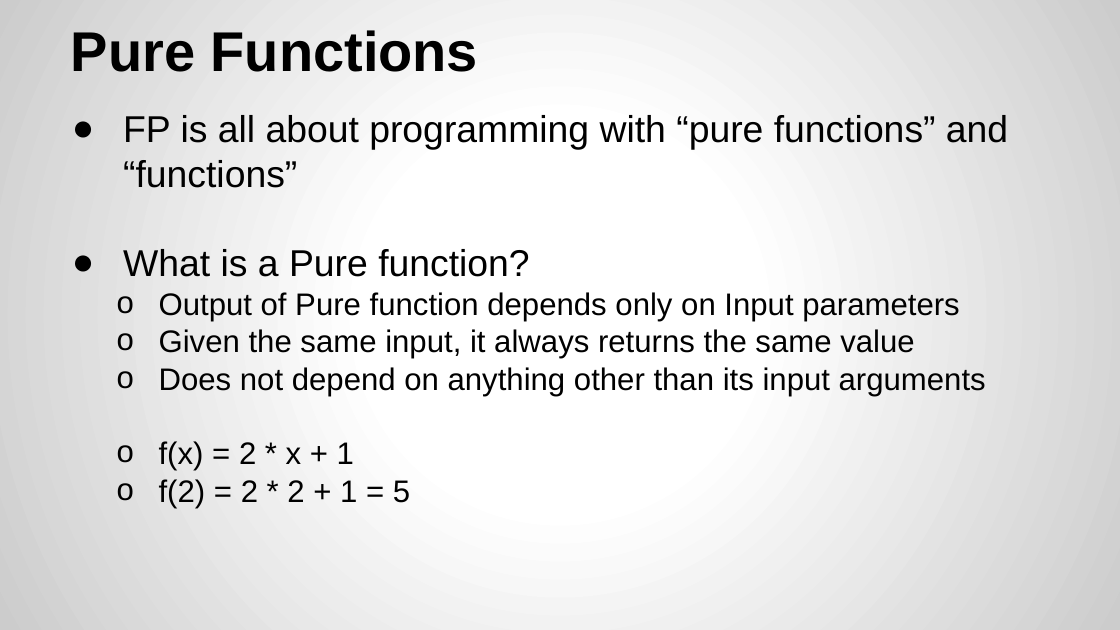
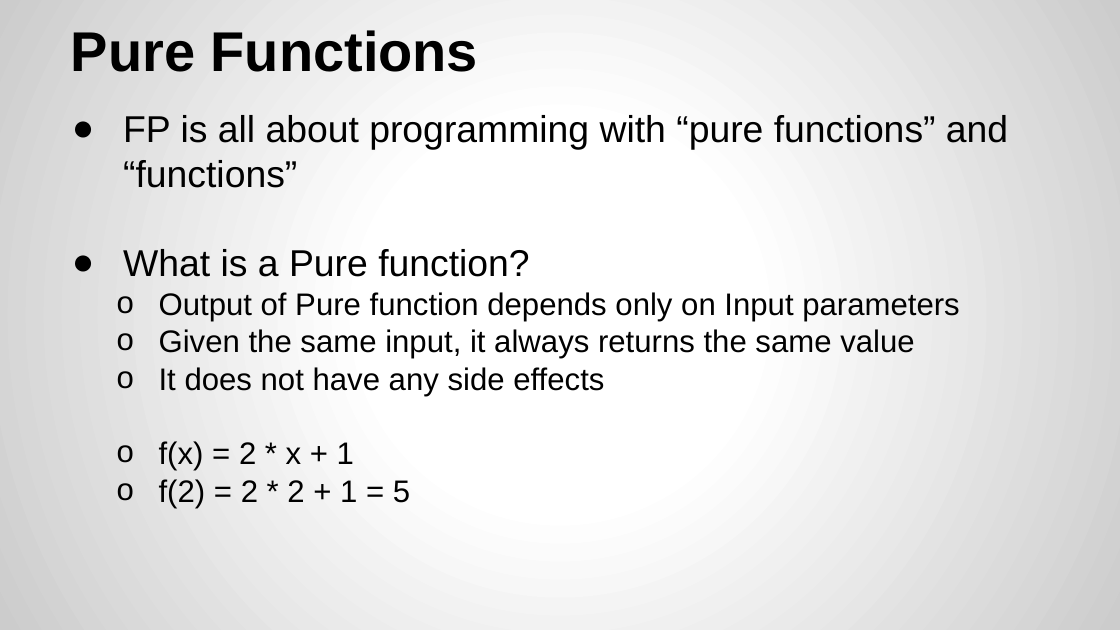
Before and after one commit to yogeshrnaik/presentations, a slide deck: slide 8 of Functional Programming with Java 8.pptx (slide 7 before the commit). Drawn at 1120x630 pixels with LibreOffice and Linux fonts; fonts in the diff are those of the drawing. Boxes give left, top, right and bottom in pixels: in the first picture for what was removed or moved away, otherwise in the second. Text is boxed around its words. In the diff, an @@ line names an element or a change of style, - is before the commit and + after.

```diff
--- a/Functional Programming with Java 8.pptx
+++ b/Functional Programming with Java 8.pptx
@@ text at [159,367,604,396]: text changed @@
-o Does not depend on anything other than its input arguments
+o It does not have any side effects
```
Also in this commit, not shown: 7 other slides changed, 5 slides added.
